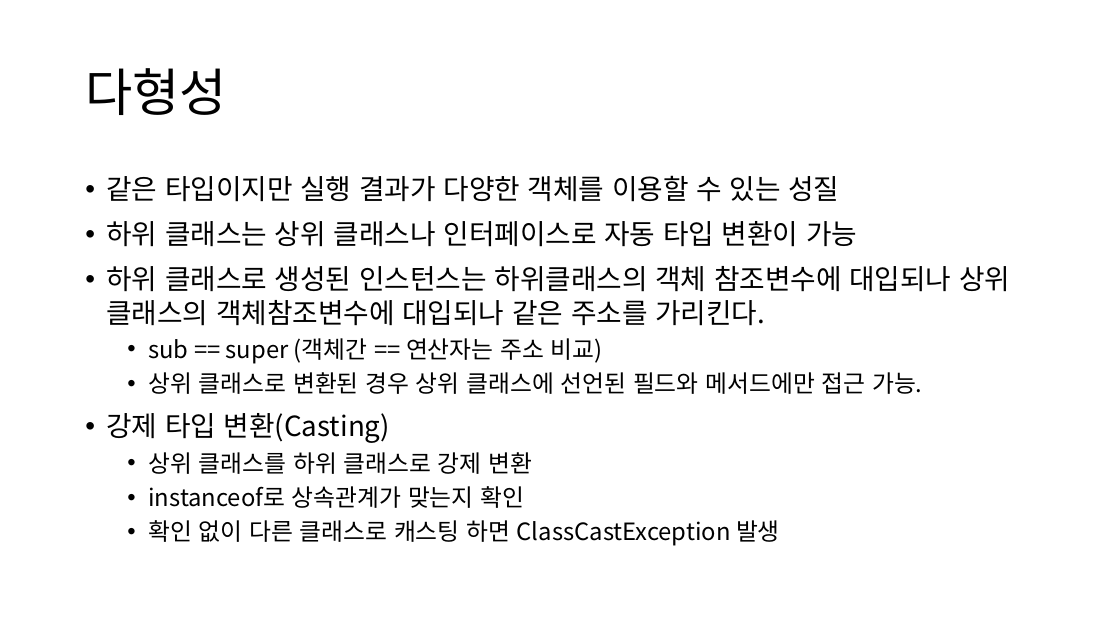
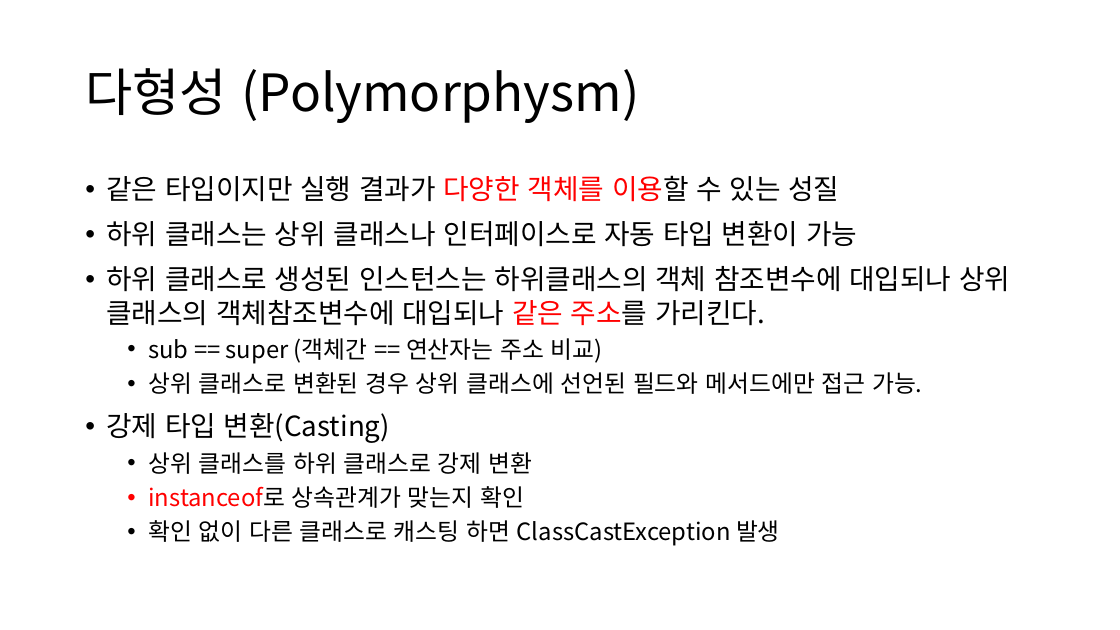
Before and after one commit to YonghoChoi/develop-note, a slide deck: slide 41 of ppt/객체지향 기본.pptx (slide 35 before the commit). Drawn at 1120x630 pixels with LibreOffice and Linux fonts; fonts in the diff are those of the drawing. Boxes give left, top, right and bottom in pixels: in the first picture for what was removed or moved away, otherwise in the second. Text is boxed around its words. In the diff, an @@ line names an element or a change of style, - is before the commit and + after.

```diff
--- a/ppt/객체지향 기본.pptx
+++ b/ppt/객체지향 기본.pptx
@@ title at [85,68,640,123]: text changed @@
-다형성
+다형성 (Polymorphysm)
@@ text at [106,175,1010,508]: text colour #000000 to #FF0000 in "다양한 객체를 이용할", "같은 주소를", "instanceof로" @@
```
Also in this commit, not shown: 22 other slides changed, 10 slides added.
